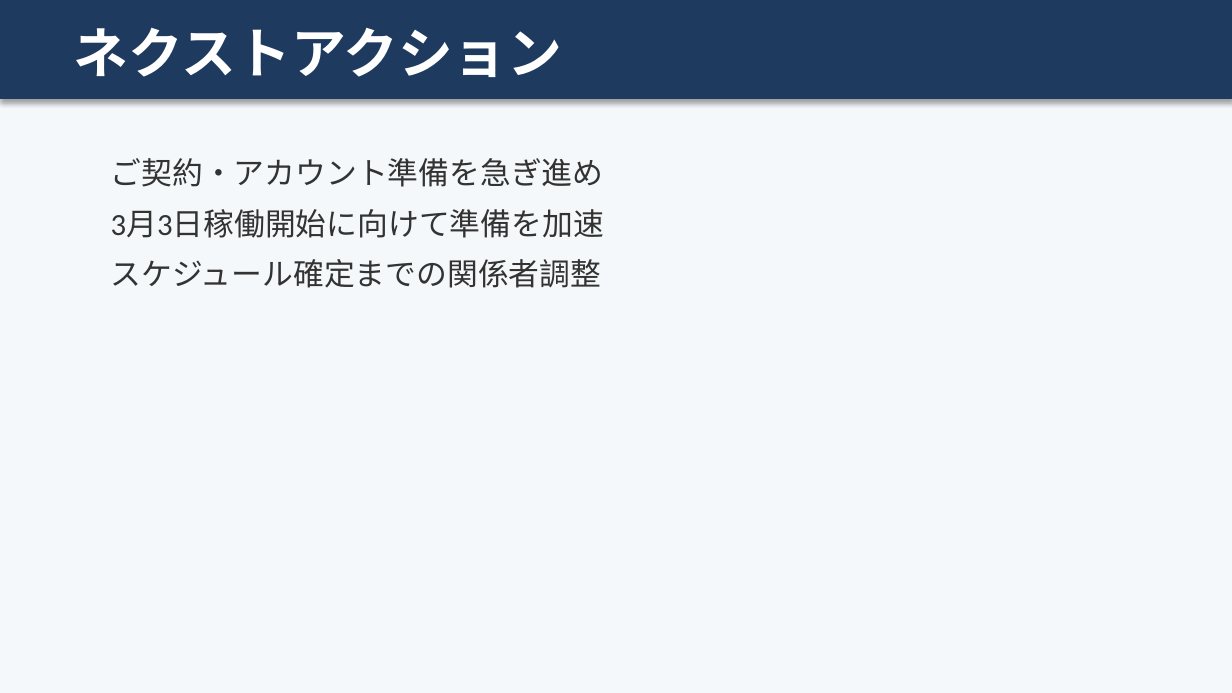
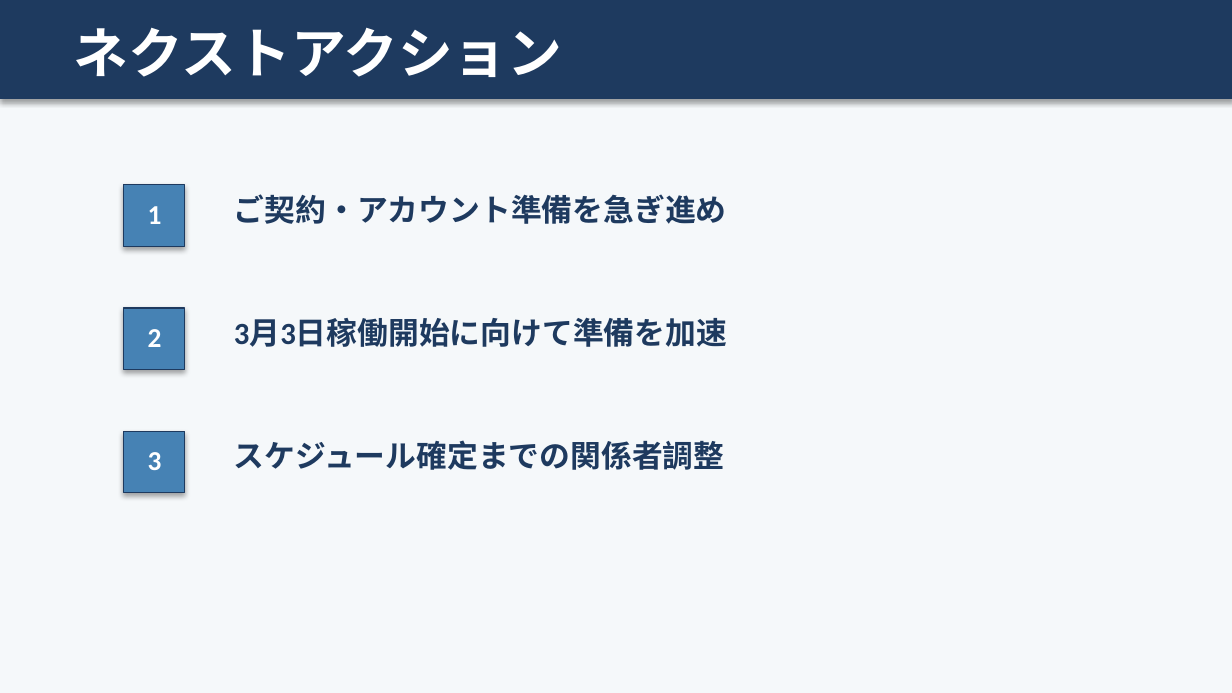
Before and after one commit to shoichitsuno-collab/MySpace_Shoichi-Tsuno, a slide deck: slide 14 of 匠技研工業プロジェクト_オンボーディング計画.pptx. Drawn at 1232x693 pixels with LibreOffice and Linux fonts; fonts in the diff are those of the drawing. Boxes give left, top, right and bottom in pixels: in the first picture for what was removed or moved away, otherwise in the second. Text is boxed around its words. In the diff, an @@ line names an element or a change of style, - is before the commit and + after.

```diff
--- a/匠技研工業プロジェクト_オンボーディング計画.pptx
+++ b/匠技研工業プロジェクト_オンボーディング計画.pptx
@@ text at <box>111,158,604,238</box>: paragraphs removed @@
-ご契約・アカウント準備を急ぎ進め
-3月3日稼働開始に向けて準備を加速
@@ rectangle added at <box>123,185,185,246</box>, fill #4682B4, outline #1E3A5F 0.75 pt @@
@@ text added at <box>148,206,162,224</box>, 16 pt, text #FFFFFF, bold @@
+1
@@ text added at <box>234,194,727,224</box>, 18 pt, text #1E3A5F, bold @@
+ご契約・アカウント準備を急ぎ進め
@@ rectangle added at <box>123,308,185,370</box>, fill #4682B4, outline #1E3A5F 0.75 pt @@
@@ text added at <box>148,329,162,347</box>, 16 pt, text #FFFFFF, bold @@
+2
@@ text added at <box>234,318,727,347</box>, 18 pt, text #1E3A5F, bold @@
+3月3日稼働開始に向けて準備を加速
@@ rectangle added at <box>123,431,185,493</box>, fill #4682B4, outline #1E3A5F 0.75 pt @@
@@ text "スケジュール確定までの関係者調整": place and size @@
-text "スケジュール確定までの関係者調整" at <box>111,158,604,288</box>
+text "スケジュール確定までの関係者調整" at <box>234,440,725,470</box>
@@ text "スケジュール確定までの関係者調整" at <box>234,440,725,470</box>: text colour #333333 to #1E3A5F, bold on; less space between paragraphs @@
@@ text added at <box>148,452,162,470</box>, 16 pt, text #FFFFFF, bold @@
+3
```
Also in this commit, not shown: 12 other slides changed.
